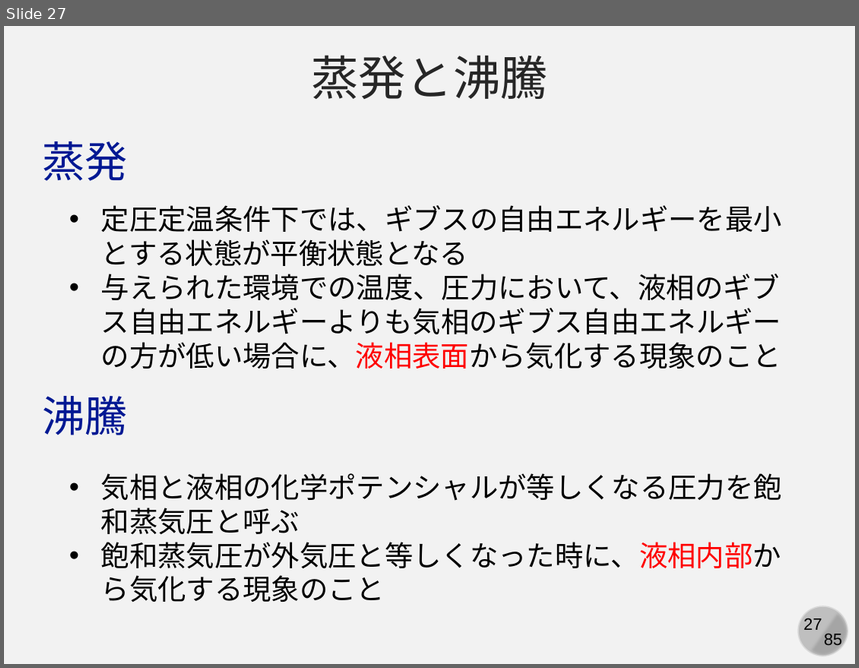
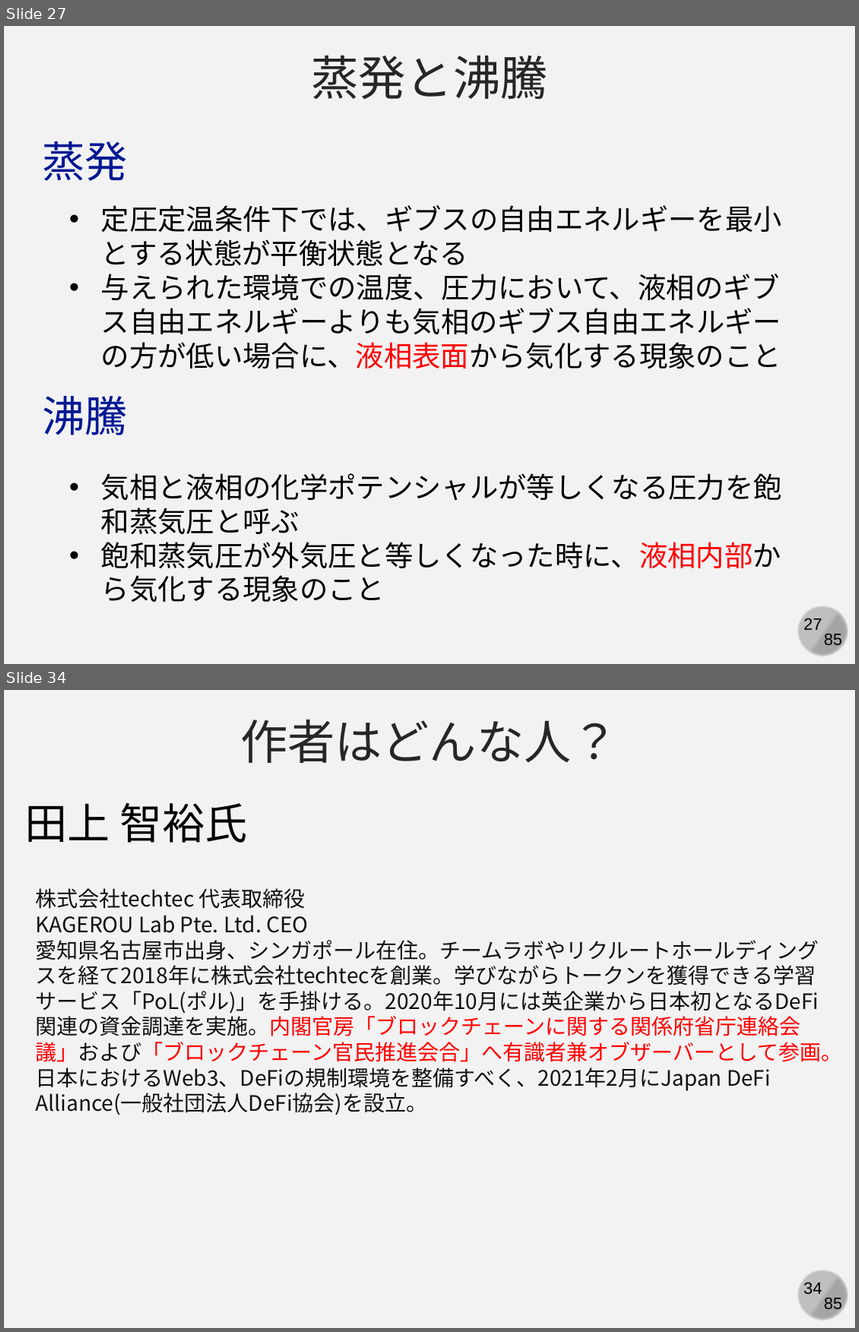
Before and after one commit to kaityo256/yamagata2022, a slide deck: 05_md_advanced/yamagata05.pptx. Shown one above the other, each under a label of ours: slide 27 before the commit, slides 27 and 34 after it; the slides between them are not shown. The pictures are 859x668 and 859x1332 pixels, drawn with LibreOffice and Linux fonts; fonts in the diff are those of the drawing. Boxes give left, top, right and bottom in pixels: in the first picture for what was removed or moved away, otherwise in the second. Text is boxed around its words. In the diff, an @@ line names an element or a change of style, - is before the commit and + after.

Commit message:
updates

```diff
--- a/05_md_advanced/yamagata05.pptx
+++ b/05_md_advanced/yamagata05.pptx
@@ slide 34 added at <box>4,690,855,1328</box>, background #F2F2F2; not listed: 4 template elements that a slide beside it also shows @@
@@ text added at <box>240,719,618,763</box>, 40 pt, text #262626 @@
+作者はどんな人？
@@ text added at <box>25,803,247,843</box>, 36 pt, text #000000 @@
+田上 智裕氏
@@ text added at <box>36,888,842,1116</box>, 18 pt, text #0F1111 @@
+株式会社techtec 代表取締役
+KAGEROU Lab Pte. Ltd. CEO
+愛知県名古屋市出身、シンガポール在住。チームラボやリクルートホールディングスを経て2018年に株式会社techtecを創業。学びながらトークンを獲得できる学習サービス「PoL(ポル)」を手掛ける。2020年10月には英企業から日本初となるDeFi関連の資金調達を実施。内閣官房「ブロックチェーンに関する関係府省庁連絡会議」および「ブロックチェーン官民推進会合」へ有識者兼オブザーバーとして参画。日本におけるWeb3、DeFiの規制環境を整備すべく、2021年2月にJapan DeFi Alliance(一般社団法人DeFi協会)を設立。
```
Also in this commit, not shown: 14 other slides added.
